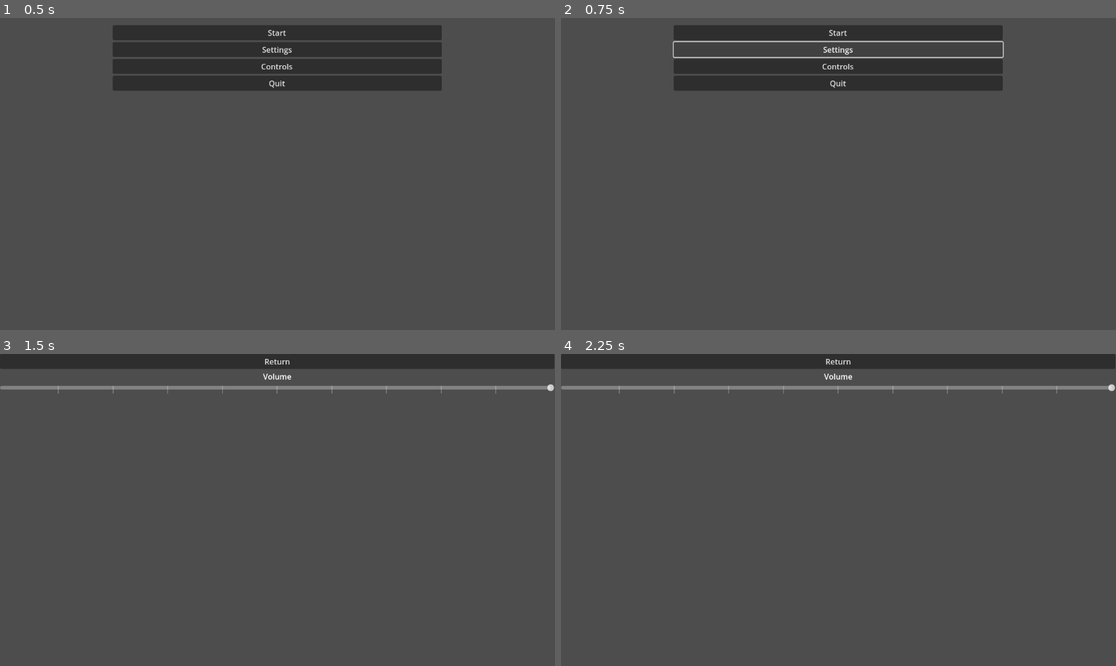
Above: before the commit, frames 1-4 (two rows, left to right).
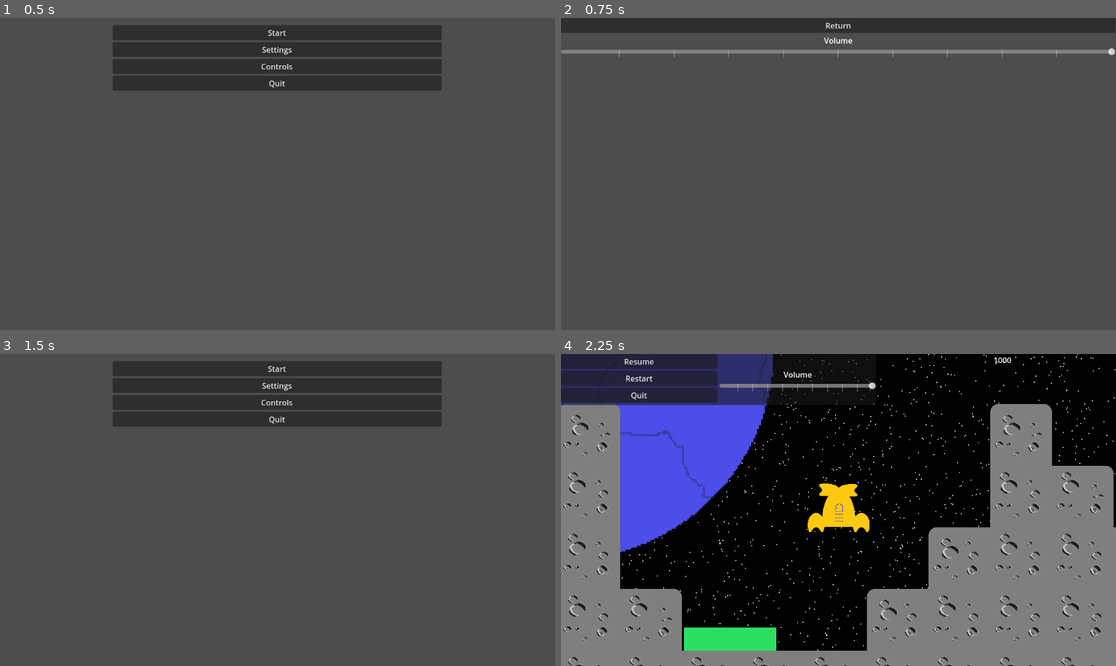
Above: after the commit, the same moments.

Repository: acidmath/DialIt
Game: Godot game, scene res://GameManager.tscn
Same seed, same stepped clock (60 frames per second), same inputs: the game is played once before the commit and once after it. Sound files missing from this copy of the repository are replaced by a short silence.
Inputs (mouse positions are in pixels of both pictures, inside the frame that each line leads up to):
- Up to frame 1 (0.5 s): no input
- Up to frame 2 (0.75 s): click "Settings" at 0.5 s
- Up to frame 3 (1.5 s): click (277, 360) at 1.25 s, where only the run after the commit has a clickable "Return"
- Up to frame 4 (2.25 s): click (838, 369) at 2 s, where only the run after the commit has a clickable "Start"

Frame 1 is identical in both runs. In frame 2, 12% of the frame differs, in the area x 0-100%, y 0-24%; in frame 3, 13%; in frame 4, 98%, in the area x 0-100%, y 0-100%.

Commit message:
menu stuff

Diff:
--- a/game_manager.gd
+++ b/game_manager.gd
@@ -1,25 +1,6 @@
 extends Node
-
-var menuScene = preload("res://start_menu.tscn")
-var menuSceneInstance : StartMenu
-
-var gameScene = preload("res://settings_menu.tscn")
+class_name GameManager
 
 # Called when the node enters the scene tree for the first time.
 func _ready() -> void:
-	menuSceneInstance = menuScene.instantiate()
-	add_child(menuSceneInstance)
-
-	menuSceneInstance.start_game.connect(start_game)
-	menuSceneInstance.quit_game.connect(quit_game)
-
-func start_game():
-	remove_child(menuSceneInstance)
-	menuSceneInstance.queue_free()
-
-	var gameSceneInstance = gameScene.instantiate()
-	add_child(gameSceneInstance)
-
-func quit_game():
-	print("quit")
-	get_tree().quit()
+	get_tree().change_scene_to_file("res://start_menu.tscn")
--- a/settings_menu.gd
+++ b/settings_menu.gd
@@ -1,6 +1,12 @@
 extends Control
+class_name SettingsMenu
 
-signal settings_return()
+func _ready() -> void:
+	var slider = self.get_node("./VBoxContainer/VolumeContainer/VolumeSlider")
+	slider.value = PlayerSettings.volume * 10
 
 func return_button_pressed():
-	emit_signal("settings_return")
+	get_tree().change_scene_to_file("res://start_menu.tscn")
+
+func volume_changed(volume : float):
+	PlayerSettings.volume = volume / 10
--- a/settings_menu.tscn
+++ b/settings_menu.tscn
@@ -17,6 +17,7 @@
 anchor_right = 1.0
 offset_right = -1.0
 offset_bottom = 421.0
+grow_horizontal = 2
 
 [node name="ReturnButton" type="Button" parent="VBoxContainer"]
 layout_mode = 2
@@ -37,3 +38,6 @@
 max_value = 10.0
 value = 10.0
 tick_count = 11
+
+[connection signal="pressed" from="VBoxContainer/ReturnButton" to="." method="return_button_pressed"]
+[connection signal="value_changed" from="VBoxContainer/VolumeContainer/VolumeSlider" to="." method="volume_changed"]
--- a/start_menu.gd
+++ b/start_menu.gd
@@ -2,10 +2,14 @@
 class_name StartMenu
 
 signal start_game()
+signal settings_menu()
 signal quit_game()
 
 func start_button_pressed():
-	emit_signal("start_game")
+	get_tree().change_scene_to_file("res://Main.tscn")
+
+func settings_button_pressed():
+	get_tree().change_scene_to_file("res://settings_menu.tscn")
 
 func quit_button_pressed():
-	emit_signal("quit_game")
+	get_tree().quit()
--- a/start_menu.tscn
+++ b/start_menu.tscn
@@ -38,4 +38,5 @@
 text = "Quit"
 
 [connection signal="pressed" from="VBoxContainer/StartButton" to="." method="start_button_pressed"]
+[connection signal="pressed" from="VBoxContainer/SettingsButton" to="." method="settings_button_pressed"]
 [connection signal="pressed" from="VBoxContainer/QuitButton" to="." method="quit_button_pressed"]
